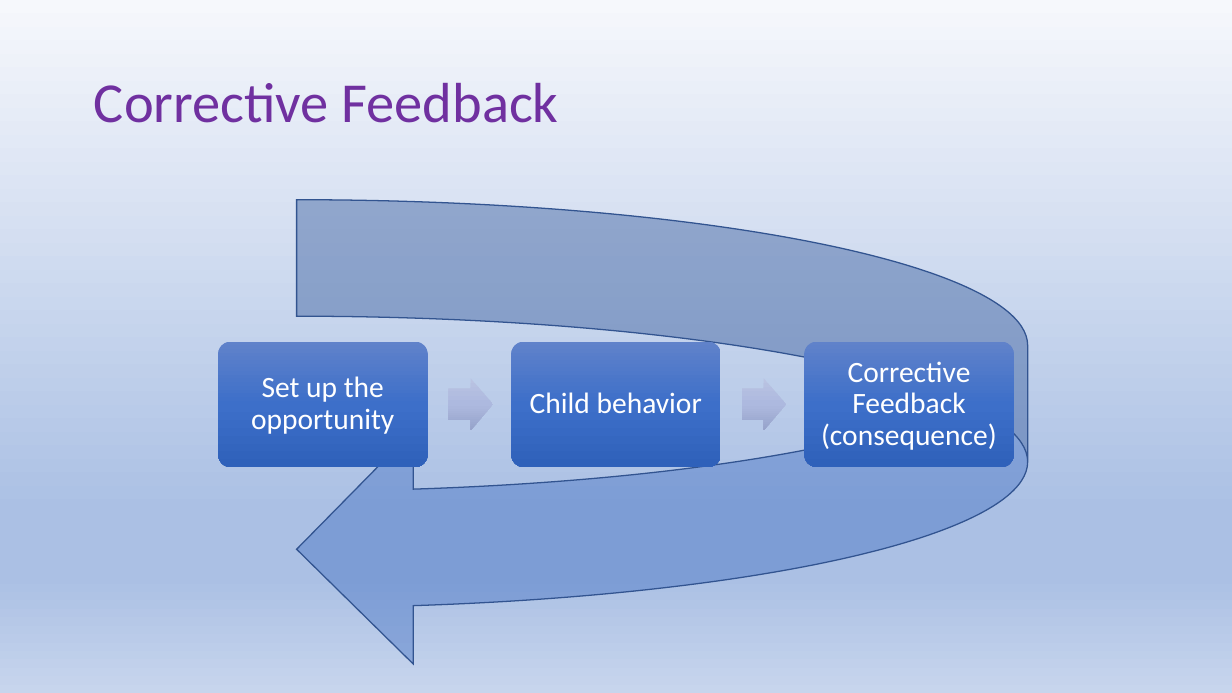
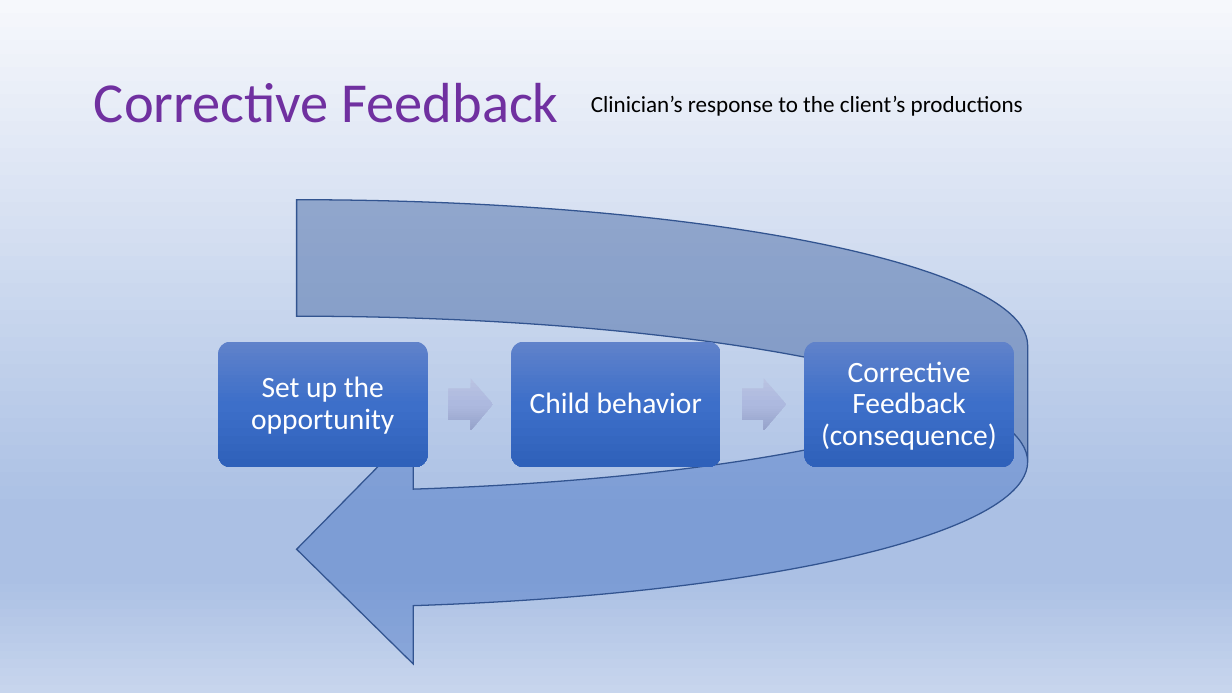
Before and after one commit to Jim-Wright90/cds431_sp22, a slide deck: slide 8 of slides/cds431_week6_1.pptx. Drawn at 1232x693 pixels with LibreOffice and Linux fonts; fonts in the diff are those of the drawing. Boxes give left, top, right and bottom in pixels: in the first picture for what was removed or moved away, otherwise in the second. Text is boxed around its words. In the diff, an @@ line names an element or a change of style, - is before the commit and + after.

```diff
--- a/slides/cds431_week6_1.pptx
+++ b/slides/cds431_week6_1.pptx
@@ text added at bbox=[591, 96, 1023, 116], 18 pt, text #000000 @@
+Clinician’s response to the client’s productions
```
Also in this commit, not shown: 2 other slides changed, 1 other file.
